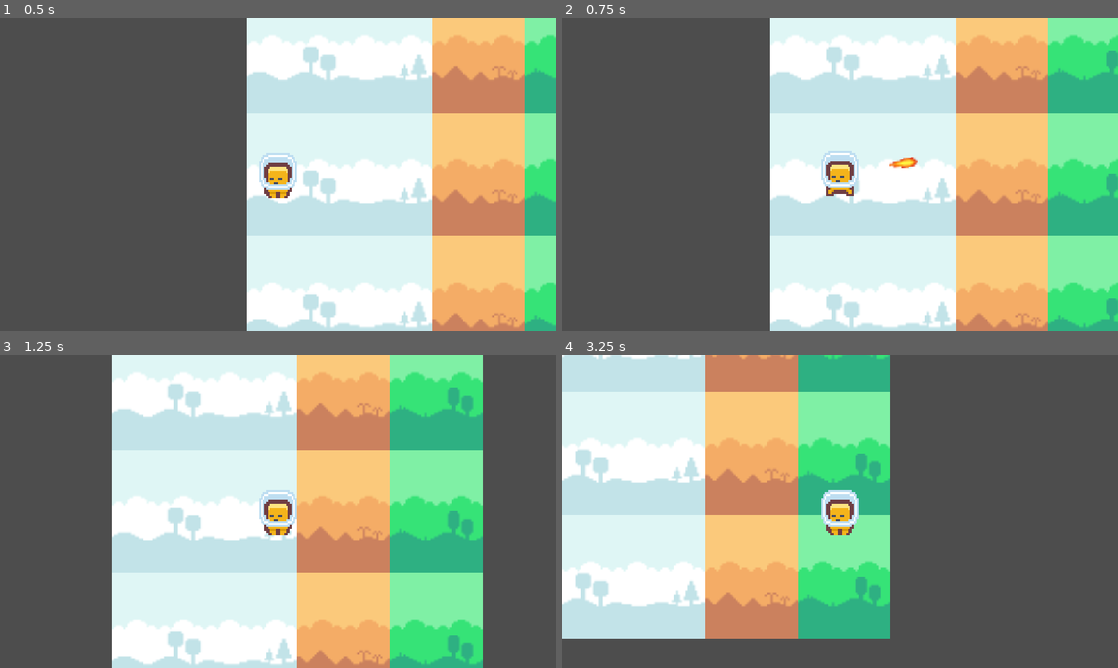
Above: before the commit, frames 1-4 (two rows, left to right).
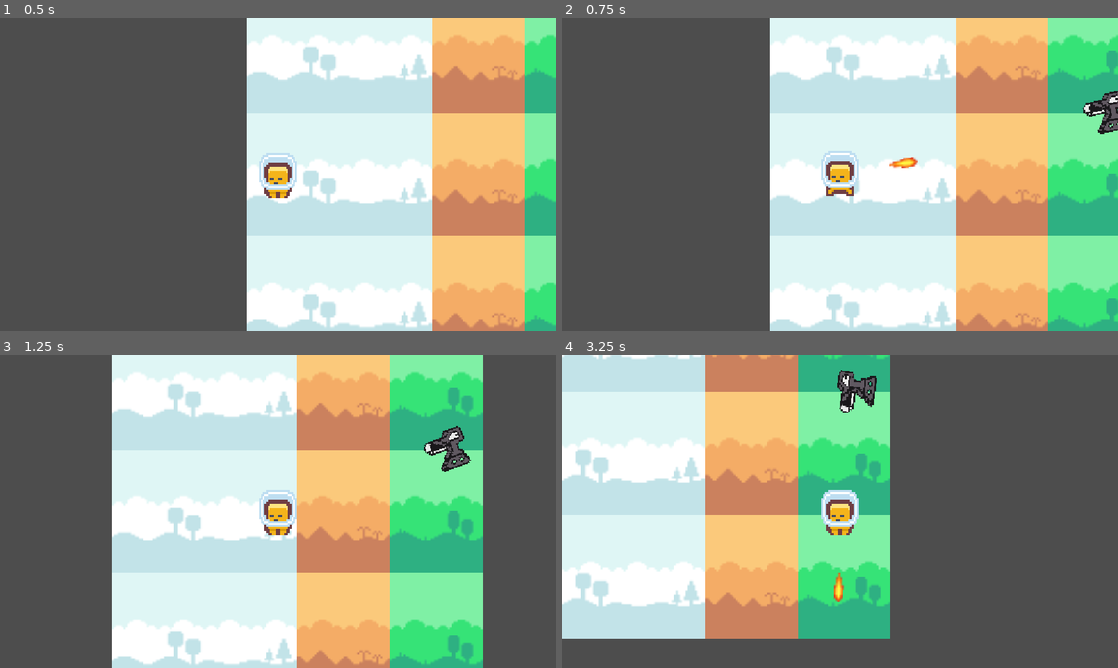
Above: after the commit, the same moments.

Repository: Silgnis/Game-Design-Project
Game: Godot game, scene res://Scenes/Main.tscn
The game is run twice, just before and just after one commit, with the same random seed, the same clock (stepped at 60 frames per second) and the same inputs.
Inputs (mouse positions are in pixels of both pictures, inside the frame that each line leads up to):
- Up to frame 1 (0.5 s): no input
- Up to frame 2 (0.75 s): tap Enter at 0.5 s; move the mouse to (962, 158) at 0.52 s; hold Right (right) from 0.53 s (still down); click (962, 158) at 0.6 s
- Up to frame 3 (1.25 s): keep holding Right (right)
- Up to frame 4 (3.25 s): move the mouse to (728, 527) at 1.27 s; release Right (right) at 1.28 s; hold Down (down) 1.28-2.03 s; click (728, 527) at 1.35 s; move the mouse to (895, 442) at 2.02 s; hold Right (right) 2.03-2.78 s; click (895, 442) at 2.1 s; move the mouse to (812, 574) at 2.77 s; hold Up (up) from 2.78 s (still down); click (812, 574) at 2.85 s

Frame 1 is identical in both runs. In frame 2, 0.5% of the frame differs, in the area x 93-100%, y 23-38%; in frame 3, 0.6%; in frame 4, 0.8%, in the area x 48-57%, y 4-79%.

Commit message:
Added simple turret

Diff:
--- a/Scenes/Main.tscn
+++ b/Scenes/Main.tscn
@@ -2,6 +2,7 @@
 
 [ext_resource type="PackedScene" uid="uid://be8qbmt0fe144" path="res://Scenes/player.tscn" id="1_r150o"]
 [ext_resource type="Texture2D" uid="uid://brcuex7rk0tsp" path="res://Resources/kenney_pixel-platformer/Tilemap/tilemap-backgrounds_packed.png" id="2_idj7w"]
+[ext_resource type="PackedScene" uid="uid://d1uwu4o13cud" path="res://Scenes/turret.tscn" id="3_kln2b"]
 
 [sub_resource type="TileSetAtlasSource" id="TileSetAtlasSource_kln2b"]
 texture = ExtResource("2_idj7w")
@@ -65,5 +66,9 @@
 tile_map_data = PackedByteArray("AAD///7/AAAAAAAAAAD/////AAAAAAEAAAD//wAAAAAAAAIAAAD//wEAAAAAAAMAAAAAAP7/AAABAAAAAAAAAP …(2224 unchanged characters)…
 tile_set = SubResource("TileSet_qaa4w")
 
-[node name="CharacterBody2D" parent="." unique_id=1400733540 instance=ExtResource("1_r150o")]
-MOVE_SPEED = 100.0
+[node name="Player" parent="." unique_id=1400733540 instance=ExtResource("1_r150o")]
+
+[node name="Turret" parent="." unique_id=620192780 node_paths=PackedStringArray("target") instance=ExtResource("3_kln2b")]
+position = Vector2(158, -32)
+scale = Vector2(0.1207916, 0.1207916)
+target = NodePath("../Player")
--- a/Scenes/player.tscn
+++ b/Scenes/player.tscn
@@ -23,7 +23,6 @@
 
 [node name="CharacterBody2D" type="CharacterBody2D" unique_id=1400733540]
 script = ExtResource("1_6t5aa")
-MOVE_SPEED = null
 
 [node name="CollisionShape2D" type="CollisionShape2D" parent="." unique_id=775327215]
 position = Vector2(0, -0.5)
--- /dev/null
+++ b/Scenes/turret.tscn
@@ -0,0 +1,19 @@
+[gd_scene format=3 uid="uid://d1uwu4o13cud"]
+
+[ext_resource type="Texture2D" uid="uid://brbmarl6uenv7" path="res://Resources/turret_sprite.png" id="1_fcprl"]
+[ext_resource type="Script" uid="uid://xcplyh53q7an" path="res://Scripts/turret.gd" id="1_hskch"]
+
+[node name="Turret" type="Node2D" unique_id=620192780]
+script = ExtResource("1_hskch")
+
+[node name="Sprite2D" type="Sprite2D" parent="." unique_id=679956360]
+scale = Vector2(-0.39402205, -0.434022)
+texture = ExtResource("1_fcprl")
+
+[node name="Muzzle" type="Marker2D" parent="." unique_id=2138155325]
+position = Vector2(72, 34)
+scale = Vector2(0.40597796, 0.40597796)
+
+[node name="ShootTimer" type="Timer" parent="." unique_id=1943463517]
+wait_time = 1.5
+autostart = true
--- /dev/null
+++ b/Scripts/turret.gd
@@ -0,0 +1,34 @@
+extends Node2D
+
+@export var bullet_scene: PackedScene = preload("res://Scenes/bullet.tscn")
+@export var target: Node2D # Drag your Player node here in the editor, or acquire via group
+
+@onready var muzzle: Marker2D = $Muzzle
+@onready var shoot_timer: Timer = $ShootTimer
+
+func _ready() -> void:
+	# Connect the timer's timeout signal to the shoot function
+	shoot_timer.timeout.connect(shoot)
+
+func _process(_delta: float) -> void:
+	# Optionally rotate the turret to face the target
+	if is_instance_valid(target):
+		look_at(target.global_position)
+
+func shoot() -> void:
+	if bullet_scene == null:
+		return
+
+	var b = bullet_scene.instantiate()
+	get_tree().current_scene.add_child(b)
+
+	# Determine shooting direction (toward target or straight ahead)
+	var shooting_dir: Vector2
+	if is_instance_valid(target):
+		shooting_dir = (target.global_position - muzzle.global_position).normalized()
+	else:
+		shooting_dir = Vector2.RIGHT.rotated(global_rotation)
+
+	b.global_position = muzzle.global_position
+	b.direction = shooting_dir
+	b.rotation = shooting_dir.angle()
--- a/project.godot
+++ b/project.godot
@@ -10,7 +10,7 @@
 
 [application]
 
-config/name="New Game Project"
+config/name="GD Project"
 run/main_scene="uid://155xx7s6y6ta"
 config/features=PackedStringArray("4.7", "GL Compatibility")
 config/icon="res://icon.svg"
Binary file added: Resources/turret_sprite.png
Not shown, added: Resources/turret_sprite.png.import
Not shown, added: Scripts/turret.gd.uid
